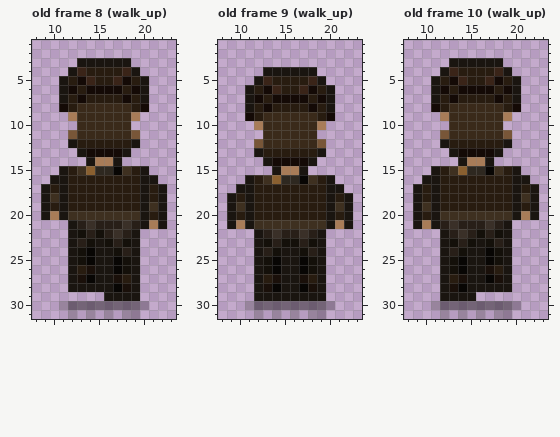
Pixel-art file: public/sprites/agents/diego_santos_sheet.aseprite. Above, as it was before the edit.
32x32 pixels, 11 frames. Colours within 5 levels of each other are drawn and written as one. Shown: old frame 8 (walk_up): x 8..23, y 1..31; old frame 9 (walk_up): x 8..23, y 1..31; old frame 10 (walk_up): x 8..23, y 1..31. The commit also changed other frames, which this record leaves out.
The same view after the edit:
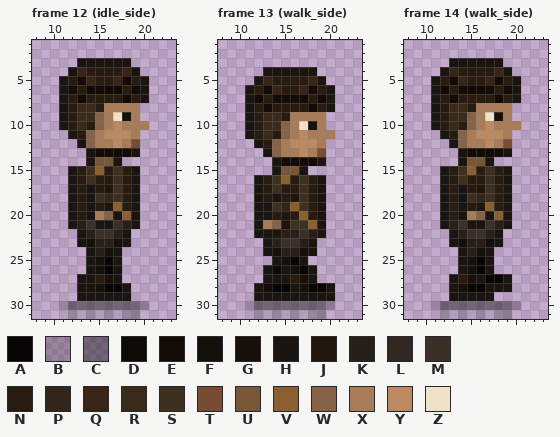
Palette (. is transparent): A #080604  B #0a08063c  C #0a08066e  D #0e0b07  E #140a06  F #14100a  G #1a100a  H #1a1510  J #20160c  K #281f18  L #2e2820  M #3a3028  N #281c10  P #312619  Q #3a2418  R #3a2a1a  S #3e3020  T #784c33  U #785638  V #8a6030  W #866346  X #a87c58  Y #bc8a62  Z #f0e2c8
A new or re-ordered frame is compared with the old frame closest to it.
Edits made:
frames 11 -> 16
--- frame 12 (idle_side) is new; against old frame 8 (walk_up)
@@ x 8..23 @@
  7 ...HNENNNNENH...
- 8 ...ENRRRRRRNE...
- 9 ....XRRRRRRX....
-10 .....RRRRRR.....
-11 ....URRRRRRU....
-12 ....HNNNNNNH....
-13 .....HEEEEH.....
-14 ......HXXH......
-15 ...HNSVLLASNH...
-16 ..HHNNNNNNNNHH..
-17 .HNHNNNNNNNNHNH.
-18 .HSHNNNNNNNNHNH.
-19 .HNHNNNNNNNNHSH.
-20 .HXHSSSSSSSSHNH.
-21 ....HKMKKKMKHXH.
-22 ....HFKFKMKH....
-23 ....HKFHFKFH....
-24 ....HFAHHFKH....
-25 ....HFAHHAFH....
-26 ....HNGHHAFH....
-27 ....HGAHHGNH....
-28 ....HHHHHAGH....
-29 ........HHHH....
+ 8 ...HNRRNXXXX....
+ 9 ...HNRRWXZGX....
+10 ...HNRNWXYXXX...
+11 ....HNWXYYYX....
+12 .....HWXXYXT....
+13 ......HEEEEH....
+14 ......HUUH......
+15 ....HNSVNSNH....
+16 ....HNSNNSNH....
+17 ....HNHNJSNH....
+18 ....HNHSPSNH....
+19 ....HNHNJVNH....
+20 ....HNHXWHVH....
+21 ....HKMHHMKH....
+22 .....HKMMKH.....
+23 .....HFKKFH.....
+24 ......HKFH......
+25 ......HFAH......
+26 ......HFAH......
+27 .....HHNGH......
+28 .....HHGAAH.....
+29 .....HHHHHH.....
 30 ...BCCCCCCCCB...
--- frame 13 (walk_side) is new; against old frame 9 (walk_up)
@@ x 8..23 @@
  8 ...HNENNNNENH...
- 9 ...ENRRRRRRNE...
-10 ....XRRRRRRX....
-11 .....RRRRRR.....
-12 ....URRRRRRU....
-13 ....HNNNNNNH....
-14 .....HEEEEH.....
-15 ......HXXH......
-16 ...HNSVLLASNH...
-17 ..HHNNNNNNNNHH..
-18 .HNHNNNNNNNNHNH.
-19 .HSHNNNNNNNNHSH.
-20 .HNHNNNNNNNNHNH.
-21 .HXHSSSSSSSSHXH.
-22 ....HKMKKMKH....
-23 ....HFKFFKFH....
-24 ....HKFHHFKH....
-25 ....HFAHHAFH....
-26 ....HFAHHAFH....
-27 ....HNGHHGNH....
-28 ....HGAHHAGH....
-29 ....HHHHHHHH....
+ 9 ...HNRRNXXXX....
+10 ...HNRRWXZGX....
+11 ...HNRNWXYXXX...
+12 ....HNWXYYYX....
+13 .....HWXXYXT....
+14 ......HEEEEH....
+15 ......HUUH......
+16 ....HNSVNSNH....
+17 ....HNSNNSNH....
+18 ....HNHNJSNH....
+19 ....HHSPVSNH....
+20 ....HHNJNVNH....
+21 ....HXWHSSVH....
+22 ....HHHKKMKH....
+23 .....HKMMKH.....
+24 .....HFKKFH.....
+25 ......HFAH......
+26 .....HDHFAH.....
+27 .....HHHNGH.....
+28 ....HEAAHGAAH...
+29 ....HHHHHHHHH...
 30 ...BCCCCCCCCB...
--- frame 14 (walk_side) is new; against old frame 10 (walk_up)
@@ x 8..23 @@
  7 ...HNENNNNENH...
- 8 ...ENRRRRRRNE...
- 9 ....XRRRRRRX....
-10 .....RRRRRR.....
-11 ....URRRRRRU....
-12 ....HNNNNNNH....
-13 .....HEEEEH.....
-14 ......HXXH......
-15 ...HNSVLLASNH...
-16 ..HHNNNNNNNNHH..
-17 .HNHNNNNNNNNHNH.
-18 .HNHNNNNNNNNHSH.
-19 .HSHNNNNNNNNHNH.
-20 .HNHSSSSSSSSHXH.
-21 .HXHKMKKKMKH....
-22 ....HKMKFKFH....
-23 ....HFKFHFKH....
-24 ....HKFHHAFH....
-25 ....HFAHHAFH....
-26 ....HFAHHGNH....
-27 ....HNGHHAGH....
-28 ....HGAHHHHH....
-29 ....HHHH........
+ 8 ...HNRRNXXXX....
+ 9 ...HNRRWXZGX....
+10 ...HNRNWXYXXX...
+11 ....HNWXYYYX....
+12 .....HWXXYXT....
+13 ......HEEEEH....
+14 ......HUUH......
+15 ....HNSVNSNH....
+16 ....HNSNNSNH....
+17 ....HNHNJSNH....
+18 ....HNHSPSNH....
+19 ....HNHNJVNH....
+20 ....HNHXWHVH....
+21 ....HKMHHMKH....
+22 .....HKMMKH.....
+23 .....HFKKFH.....
+24 ......HKFH......
+25 ......HFAH......
+26 ......HFAH......
+27 .....HNGHAAH....
+28 .....HGAAHHH....
+29 .....HHHHH......
 30 ...BCCCCCCCCB...
Changed places in both pictures, as pixel boxes (x1, y1, x2, y2):
changed: (41, 103, 167, 301)
changed: (227, 112, 353, 301)
changed: (413, 103, 539, 301)
